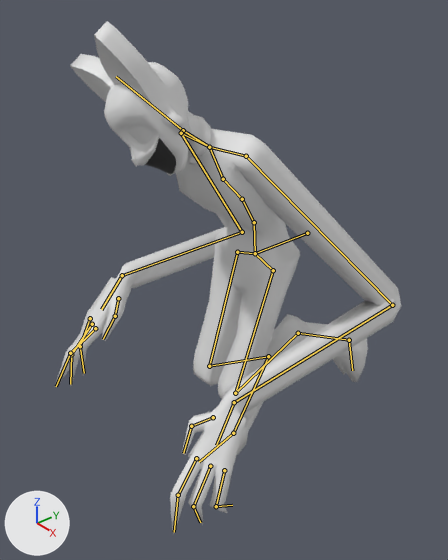
The Blender file Models/UnwrappedCreepyCat/CreepyCatUnwrapped.blend as it was, and as the next commit left it.
Rendered twice from a 50 mm camera at (5.86, -5.65, 8.48) aimed at (-0.21, -0.57, 4.05). Lighting does not change. The marker at lower left points along +X, +Y and +Z. Both versions are drawn at frame 30 of the action 'Walk'; the numbers are the values there. The bones that bend it are drawn over the model as lines.

In view in the first picture: 'Body', 'Collar', 'Head'.
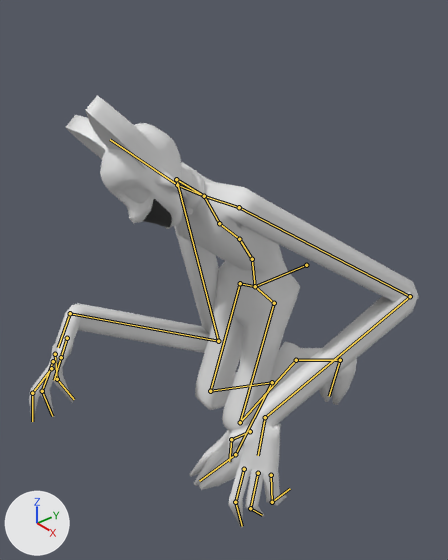
Changed parts and their boxes [x1, y1, x2, y2] in the pictures (448 x 560 px):
```json
{"object": "Body", "change": "posed", "before": [55, 111, 401, 534], "after": [29, 162, 419, 528], "on screen": "13% wider, 13% shorter"}
{"object": "Head", "change": "posed", "before": [70, 21, 194, 175], "after": [66, 96, 187, 229], "on screen": "14% shorter"}
{"object": "Collar", "change": "posed", "before": [187, 115, 211, 164], "after": [183, 169, 204, 215]}
{"bone": "Root", "before": "(307, 233) to (255, 253)", "after": "(306, 265) to (255, 286)"}
{"bone": "Pelvis", "before": "(255, 253) to (254, 222)", "after": "(255, 286) to (252, 259)"}
{"bone": "UpperArm.L", "before": "(246, 156) to (392, 305)", "after": "(239, 207) to (410, 296)"}
{"bone": "LowerArm.L", "before": "(392, 305) to (234, 402)", "after": "(410, 296) to (265, 417)"}
{"bone": "Hand.L", "before": "(234, 402) to (216, 445)", "after": "(265, 417) to (258, 455)"}
{"bone": "Finger2.1.L", "before": "(210, 466) to (193, 506)", "after": "(258, 473) to (250, 508)"}
{"bone": "Finger4.1.L", "before": "(213, 417) to (191, 426)", "after": "(250, 431) to (231, 439)"}
{"bone": "UpperArm.R", "before": "(181, 133) to (242, 232)", "after": "(176, 179) to (218, 341)"}
{"bone": "LowerArm.R", "before": "(242, 232) to (122, 275)", "after": "(218, 341) to (70, 313)"}
{"bone": "Hand.R", "before": "(122, 275) to (101, 309)", "after": "(70, 313) to (58, 347)"}
{"bone": "Finger4.1.R", "before": "(118, 298) to (115, 316)", "after": "(67, 338) to (61, 357)"}
{"bone": "Finger4.2.R", "before": "(115, 316) to (103, 339)", "after": "(61, 357) to (54, 380)"}
{"bone": "Hip.L", "before": "(255, 253) to (273, 270)", "after": "(255, 286) to (274, 303)"}
{"bone": "Hip.L.003", "before": "(298, 333) to (349, 340)", "after": "(296, 360) to (340, 360)"}
{"bone": "Hip.L.004", "before": "(349, 340) to (352, 370)", "after": "(340, 360) to (329, 396)"}
{"bone": "Hip.R", "before": "(255, 253) to (237, 252)", "after": "(255, 286) to (240, 283)"}
```

Edits to the scene script, one JSON object a line:
```json
{"block": "bone_root", "where": "bone_root = bpy.data.objects['Armature'].pose.bones['Root']"}
{"op": "set", "path": "bone_root.location", "old": "(0.0, 0.0, 0.0)", "new": "(0.0, -0.02, 0.56)"}
{"block": "bone_pelvis", "where": "bone_pelvis = bpy.data.objects['Armature'].pose.bones['Pelvis']  # child of 'Root'"}
{"op": "set", "path": "bone_pelvis.rotation_quaternion", "old": "(1.0, 0.0, 0.0, 0.0)", "new": "(0.997, 0.033, 0.0, 0.0)", "note": "degrees (0, 0, 0) -> degrees (4, 0, 0)"}
{"block": "bone_upperarm_l", "where": "bone_upperarm_l = bpy.data.objects['Armature'].pose.bones['UpperArm.L']  # child of 'Collar.L'"}
{"op": "set", "path": "bone_upperarm_l.rotation_quaternion", "old": "(0.785, -0.016, 0.02, -0.62)", "new": "(0.779, -0.069, 0.087, -0.614)", "note": "degrees (-3, 1, -77) -> degrees (-12, 3, -77)"}
{"block": "bone_lowerarm_l", "where": "bone_lowerarm_l = bpy.data.objects['Armature'].pose.bones['LowerArm.L']  # child of 'UpperArm.L'"}
{"op": "set", "path": "bone_lowerarm_l.location", "old": "(0.0, 0.0, 0.0)", "new": "(-0.02, -0.09, 0.04)"}
{"op": "set", "path": "bone_lowerarm_l.rotation_quaternion", "old": "(0.461, 0.883, -0.07, -0.037)", "new": "(0.439, 0.895, -0.072, -0.033)", "note": "degrees (125, 0, -9) -> degrees (128, 0, -9)"}
{"block": "bone_hand_l", "where": "bone_hand_l = bpy.data.objects['Armature'].pose.bones['Hand.L']  # child of 'LowerArm.L'"}
{"op": "set", "path": "bone_hand_l.rotation_quaternion", "old": "(0.815, -0.392, 0.403, -0.145)", "new": "(0.768, -0.451, 0.383, -0.182)", "note": "degrees (-64, 33, -41) -> degrees (-72, 26, -46)"}
{"block": "bone_finger2_1_l", "where": "bone_finger2_1_l = bpy.data.objects['Armature'].pose.bones['Finger2.1.L']  # child of 'Hand.L'"}
{"op": "set", "path": "bone_finger2_1_l.rotation_quaternion", "old": "(1.0, 0.0, 0.0, 0.0)", "new": "(0.999, 0.009, -0.004, 0.036)", "note": "degrees (0, 0, 0) -> degrees (1, 0, 4)"}
{"block": "bone_finger4_1_l", "where": "bone_finger4_1_l = bpy.data.objects['Armature'].pose.bones['Finger4.1.L']  # child of 'Hand.L'"}
{"op": "set", "path": "bone_finger4_1_l.rotation_quaternion", "old": "(1.0, 0.0, 0.0, 0.0)", "new": "(0.998, 0.054, -0.017, -0.008)", "note": "degrees (0, 0, 0) -> degrees (6, -2, -1)"}
{"block": "bone_upperarm_r", "where": "bone_upperarm_r = bpy.data.objects['Armature'].pose.bones['UpperArm.R']  # child of 'Collar.R'"}
{"op": "set", "path": "bone_upperarm_r.rotation_quaternion", "old": "(0.818, -0.013, -0.017, 0.575)", "new": "(0.713, 0.093, 0.214, 0.657)", "note": "degrees (-2, -1, 70) -> degrees (25, 11, 88)"}
{"block": "bone_lowerarm_r", "where": "bone_lowerarm_r = bpy.data.objects['Armature'].pose.bones['LowerArm.R']  # child of 'UpperArm.R'"}
{"op": "set", "path": "bone_lowerarm_r.location", "old": "(0.0, 0.0, 0.0)", "new": "(-0.03, 0.09, -0.04)"}
{"op": "set", "path": "bone_lowerarm_r.rotation_quaternion", "old": "(0.345, 0.936, 0.045, 0.047)", "new": "(0.365, 0.929, 0.044, 0.053)", "note": "degrees (139, -3, 7) -> degrees (137, -4, 7)"}
{"block": "bone_hand_r", "where": "bone_hand_r = bpy.data.objects['Armature'].pose.bones['Hand.R']  # child of 'LowerArm.R'"}
{"op": "set", "path": "bone_hand_r.rotation_quaternion", "old": "(0.737, -0.456, -0.446, 0.219)", "new": "(0.535, -0.67, -0.365, 0.362)", "note": "degrees (-78, -27, 55) -> degrees (-100, 5, 62)"}
{"block": "bone_finger4_1_r", "where": "bone_finger4_1_r = bpy.data.objects['Armature'].pose.bones['Finger4.1.R']  # child of 'Hand.R'"}
{"op": "set", "path": "bone_finger4_1_r.rotation_quaternion", "old": "(1.0, 0.0, 0.0, 0.0)", "new": "(0.997, 0.075, 0.005, -0.009)", "note": "degrees (0, 0, 0) -> degrees (9, 1, -1)"}
{"block": "bone_finger4_2_r", "where": "bone_finger4_2_r = bpy.data.objects['Armature'].pose.bones['Finger4.2.R']  # child of 'Finger4.1.R'"}
{"op": "set", "path": "bone_finger4_2_r.rotation_quaternion", "old": "(0.989, -0.147, -0.004, -0.013)", "new": "(0.973, -0.215, -0.034, -0.015)", "note": "degrees (-17, -1, -1) -> degrees (-25, -4, -1)"}
{"block": "bone_hip_l", "where": "bone_hip_l = bpy.data.objects['Armature'].pose.bones['Hip.L']  # child of 'Root'"}
{"op": "set", "path": "bone_hip_l.rotation_quaternion", "old": "(1.0, 0.0, 0.0, 0.0)", "new": "(0.999, 0.0, -0.011, -0.035)", "note": "degrees (0, 0, 0) -> degrees (0, -1, -4)"}
{"block": "bone_hip_l_003", "where": "bone_hip_l_003 = bpy.data.objects['Armature'].pose.bones['Hip.L.003']  # child of 'Hip.L.002'"}
{"op": "set", "path": "bone_hip_l_003.rotation_quaternion", "old": "(0.98, 0.0, 0.0, 0.198)", "new": "(0.98, -0.016, 0.012, 0.198)", "note": "degrees (0, 0, 23) -> degrees (-2, 2, 23)"}
{"block": "bone_hip_l_004", "where": "bone_hip_l_004 = bpy.data.objects['Armature'].pose.bones['Hip.L.004']  # child of 'Hip.L.003'"}
{"op": "set", "path": "bone_hip_l_004.rotation_quaternion", "old": "(0.99, 0.04, -0.002, -0.132)", "new": "(0.997, -0.007, 0.012, 0.08)", "note": "degrees (5, 0, -15) -> degrees (-1, 1, 9)"}
{"block": "bone_hip_r", "where": "bone_hip_r = bpy.data.objects['Armature'].pose.bones['Hip.R']  # child of 'Root'"}
{"op": "set", "path": "bone_hip_r.rotation_quaternion", "old": "(1.0, 0.0, 0.0, 0.0)", "new": "(0.999, 0.0, 0.013, 0.042)", "note": "degrees (0, 0, 0) -> degrees (0, 2, 5)"}
```
